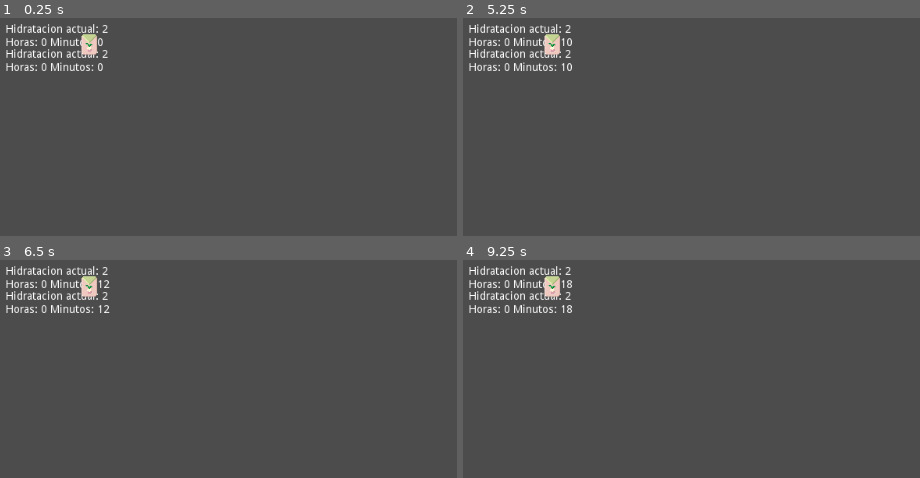
Above: before the commit, frames 1-4 (two rows, left to right).
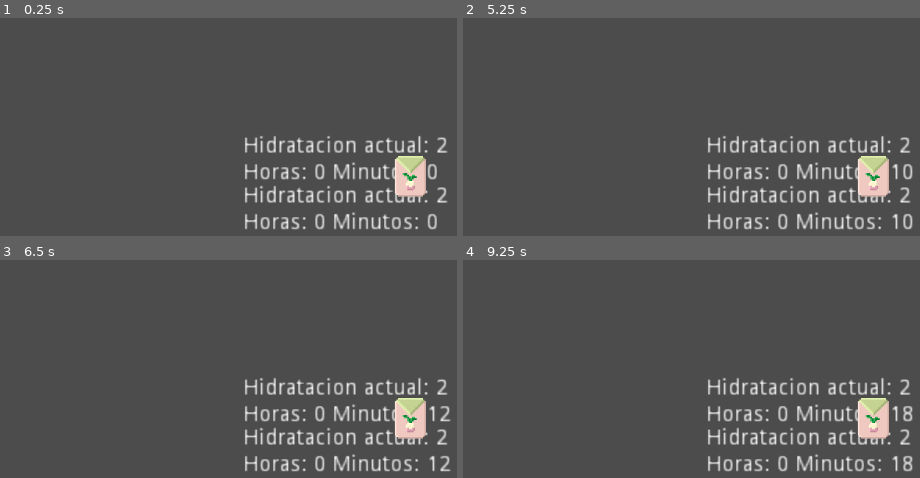
Above: after the commit, the same moments.

Repository: CudrisMartin/Proyecto_cebollas
Game: Godot game, scene res://Mundo.tscn
Two runs of this game, one before a commit and one after it. Both use one fixed random seed, a clock stepped at 60 frames per second and the inputs below. The project has no main scene, so this scene is started directly.
Inputs (mouse positions are in pixels of both pictures, inside the frame that each line leads up to):
- Up to frame 1 (0.25 s): no input
- Up to frame 2 (5.25 s): tap Enter (ui_accept) at 0.5, 0.77, 1.52, 2, 3.02, 3.5, 3.77, 4.52, 5 s; move the mouse to (554, 44) at 0.52 s; press the mouse at (554, 44) at 0.53 s; move the mouse to (641, 205) at 1.27 s; release the mouse at (641, 205) at 1.28 s; click (641, 205) at 1.35 s; move the mouse to (878, 79) at 2.02 s; press the mouse at (878, 79) at 2.03 s; move the mouse to (outside the picture) at 2.77 s; release the mouse at (outside the picture) at 2.78 s; click (outside the picture) at 2.85 s; move the mouse to (outside the picture) at 3.52 s; press the mouse at (outside the picture) at 3.53 s; move the mouse to (558, 111) at 4.27 s; release the mouse at (558, 111) at 4.28 s; click (558, 111) at 4.35 s; move the mouse to (837, 181) at 5.02 s; press the mouse at (837, 181) at 5.03 s
- Up to frame 3 (6.5 s): move the mouse to (214, 305) at 5.77 s; release the mouse at (214, 305) at 5.78 s; click (214, 305) at 5.85 s; tap Enter (ui_accept) at 6.02 s
- Up to frame 4 (9.25 s): tap Enter (ui_accept) at 6.5, 6.77, 7.52, 8, 9.02 s; move the mouse to (outside the picture) at 6.52 s; press the mouse at (outside the picture) at 6.53 s; move the mouse to (641, 447) at 7.27 s; release the mouse at (641, 447) at 7.28 s; click (641, 447) at 7.35 s; move the mouse to (878, 321) at 8.02 s; press the mouse at (878, 321) at 8.03 s; move the mouse to (outside the picture) at 8.77 s; release the mouse at (outside the picture) at 8.78 s; click (outside the picture) at 8.85 s

The runs differ from the first frame. In frame 1, 7.9% of the frame differs, in the area x 1-99%, y 2-98%; in frame 2, 8.1%; in frame 3, 8.0%; in frame 4, 8.1%.
Error before the commit: Invalid call. Nonexistent function 'ins_restart' in base 'Node (Reloj.gd)'. (res://Scripts/Terreno.gd:40)
Error after the commit: Invalid call. Nonexistent function 'ins_restart' in base 'Node (Reloj.gd)'. (res://Scripts/Terreno.gd:44)

Commit message:
Modificación terreno
Hidratación corregida, hidratación del terreno afecta crecimiento de plantas, modelo matemático corregido.

Diff:
--- a/Proyecto_cebolla_GD/Mundo.tscn
+++ b/Proyecto_cebolla_GD/Mundo.tscn
@@ -1,6 +1,6 @@
 [gd_scene load_steps=3 format=2]
 
-[ext_resource path="res://Terreno.tscn" type="PackedScene" id=1]
+[ext_resource path="res://Objetos/Terreno.tscn" type="PackedScene" id=1]
 [ext_resource path="res://Plantas/Semillas/Semilla_ceb.tscn" type="PackedScene" id=2]
 
 [node name="Mundo" type="Node2D"]
@@ -13,3 +13,8 @@
 
 [node name="Semilla_ceb" parent="." instance=ExtResource( 2 )]
 position = Vector2( 195, 125 )
+
+[node name="Camera2D" type="Camera2D" parent="."]
+position = Vector2( 148, 128 )
+current = true
+zoom = Vector2( 0.5, 0.5 )
--- a/Proyecto_cebolla_GD/Plantas/Cebolla.tscn
+++ /dev/null
@@ -1,51 +0,0 @@
-[gd_scene load_steps=15 format=2]
-
-[ext_resource path="res://Sprites/Plantas/Culivo_cebollas/4.png" type="Texture" id=1]
-[ext_resource path="res://Sprites/Plantas/Culivo_cebollas/0.png" type="Texture" id=2]
-[ext_resource path="res://Sprites/Plantas/Culivo_cebollas/1.png" type="Texture" id=3]
-[ext_resource path="res://Sprites/Plantas/Culivo_cebollas/2.png" type="Texture" id=4]
-[ext_resource path="res://Sprites/Plantas/Culivo_cebollas/3.png" type="Texture" id=5]
-[ext_resource path="res://Scripts/Planta.gd" type="Script" id=6]
-[ext_resource path="res://Nodos/Reloj.tscn" type="PackedScene" id=7]
-[ext_resource path="res://Sprites/Plantas/Culivo_cebollas/6.png" type="Texture" id=8]
-[ext_resource path="res://Sprites/Plantas/Culivo_cebollas/5.png" type="Texture" id=9]
-[ext_resource path="res://Sprites/Plantas/Culivo_cebollas/7.png" type="Texture" id=10]
-[ext_resource path="res://Sprites/Plantas/Culivo_cebollas/8.png" type="Texture" id=11]
-[ext_resource path="res://Sprites/Plantas/Culivo_cebollas/9.png" type="Texture" id=12]
-
-[sub_resource type="SpriteFrames" id=1]
-animations = [ {
-"frames": [ ExtResource( 2 ), ExtResource( 3 ), ExtResource( 4 ), ExtResource( 5 ), ExtResource( 1 ), ExtResource( 9 ), ExtResource( 8 ), ExtResource( 10 ), ExtResource( 11 ), ExtResource( 12 ) ],
-"loop": true,
-"name": "Crecimiento",
-"speed": 5.0
-} ]
-
-[sub_resource type="RectangleShape2D" id=2]
-extents = Vector2( 8, 9 )
-
-[node name="Cebolla" type="KinematicBody2D"]
-script = ExtResource( 6 )
-vel_cre = 3
-fert = 2
-hid = 1
-
-[node name="AnimatedSprite" type="AnimatedSprite" parent="."]
-position = Vector2( 0, -7 )
-frames = SubResource( 1 )
-animation = "Crecimiento"
-frame = 6
-
-[node name="Reloj" parent="." instance=ExtResource( 7 )]
-horas_max = 10
-modo = 1
-
-[node name="Label" type="Label" parent="."]
-visible = false
-margin_left = 12.0
-margin_top = -11.0
-margin_right = 52.0
-margin_bottom = 3.0
-
-[node name="CollisionShape2D" type="CollisionShape2D" parent="."]
-shape = SubResource( 2 )
--- /dev/null
+++ b/Proyecto_cebolla_GD/Plantas/Cul_cebolla.tscn
@@ -0,0 +1,51 @@
+[gd_scene load_steps=15 format=2]
+
+[ext_resource path="res://Scripts/Planta.gd" type="Script" id=1]
+[ext_resource path="res://Nodos/Reloj.tscn" type="PackedScene" id=2]
+[ext_resource path="res://Sprites/Plantas/Culivo_cebollas/6.png" type="Texture" id=3]
+[ext_resource path="res://Sprites/Plantas/Culivo_cebollas/1.png" type="Texture" id=4]
+[ext_resource path="res://Sprites/Plantas/Culivo_cebollas/2.png" type="Texture" id=5]
+[ext_resource path="res://Sprites/Plantas/Culivo_cebollas/4.png" type="Texture" id=6]
+[ext_resource path="res://Sprites/Plantas/Culivo_cebollas/3.png" type="Texture" id=7]
+[ext_resource path="res://Sprites/Plantas/Culivo_cebollas/7.png" type="Texture" id=8]
+[ext_resource path="res://Sprites/Plantas/Culivo_cebollas/8.png" type="Texture" id=9]
+[ext_resource path="res://Sprites/Plantas/Culivo_cebollas/5.png" type="Texture" id=10]
+[ext_resource path="res://Sprites/Plantas/Culivo_cebollas/9.png" type="Texture" id=11]
+[ext_resource path="res://Sprites/Plantas/Culivo_cebollas/0.png" type="Texture" id=12]
+
+[sub_resource type="SpriteFrames" id=1]
+animations = [ {
+"frames": [ ExtResource( 12 ), ExtResource( 4 ), ExtResource( 5 ), ExtResource( 7 ), ExtResource( 6 ), ExtResource( 10 ), ExtResource( 3 ), ExtResource( 8 ), ExtResource( 9 ), ExtResource( 11 ) ],
+"loop": true,
+"name": "Crecimiento",
+"speed": 5.0
+} ]
+
+[sub_resource type="RectangleShape2D" id=2]
+extents = Vector2( 8, 9 )
+
+[node name="Cebolla" type="KinematicBody2D"]
+script = ExtResource( 1 )
+vel_cre = 3
+fert = 2
+hid = 1
+
+[node name="AnimatedSprite" type="AnimatedSprite" parent="."]
+position = Vector2( 0, -7 )
+frames = SubResource( 1 )
+animation = "Crecimiento"
+frame = 6
+
+[node name="Reloj" parent="." instance=ExtResource( 2 )]
+horas_max = 10
+modo = 1
+
+[node name="Label" type="Label" parent="."]
+visible = false
+margin_left = 12.0
+margin_top = -11.0
+margin_right = 52.0
+margin_bottom = 3.0
+
+[node name="CollisionShape2D" type="CollisionShape2D" parent="."]
+shape = SubResource( 2 )
--- a/Proyecto_cebolla_GD/Scripts/Planta.gd
+++ b/Proyecto_cebolla_GD/Scripts/Planta.gd
@@ -19,7 +19,7 @@
 
 	var cre = m*re.horas
 
-	crecimiento = (cre + (1/hid))
+	crecimiento = cre + hid
 
 	$Label.text = "Cre: "+ str(cre)+" Crecimiento: "+str(crecimiento)+"\nHora: "+str(re.horas)+" Minuto: "+str(re.minutos)
 
--- a/Proyecto_cebolla_GD/Scripts/Reloj.gd
+++ b/Proyecto_cebolla_GD/Scripts/Reloj.gd
@@ -15,7 +15,7 @@
 	minutos = 0
 	horas = 0
 
-func isn_restart():
+func restart():
 	reset()
 	start()
 
--- a/Proyecto_cebolla_GD/Scripts/Terreno.gd
+++ b/Proyecto_cebolla_GD/Scripts/Terreno.gd
@@ -4,35 +4,39 @@
 
 onready var reloj = $Reloj
 
-var plantas = 1
+var pl = 1
 var hid_actual
-var clima_act = 1
+var cl = 1
 
 var cercanas = []
 
 var full = false
 
-var clima = {
+var climas = {
 	"Sequia": 1,
 	"Soleado": 2,
 	"Lluvia": 3
 }
-var plants = {
-	"Semilla_ceb": preload("res://Plantas/Cebolla.tscn")
+var plantas = {
+	"Semilla_ceb": preload("res://Plantas/Cul_cebolla.tscn")
 }
 
 func _process(delta):
 
-	plantas = 1
+	pl = 1
 
 	for i in cercanas:
 		if i.full == true:
-			plantas += 1
+			pl += 1
 
 	if Input.is_action_just_pressed("ui_accept"):
 		hidratar()
 
-	hid_actual = (10*clima_act)/((plantas*(reloj.horas^2))+2)^(1/2) -1/(2*clima_act)
+	var a = float((pl/cl)*reloj.horas)
+	var b = float(pow(a,4))
+	var c = float(sqrt((b+1)))
+	var d = float(pl*c/cl)
+	hid_actual = float(1/d +1)
 
 	$Label.text = "Hidratacion actual: "+str(hid_actual)+"\nHoras: "+str(reloj.horas)+" Minutos: "+str(reloj.minutos)
 
@@ -44,9 +48,9 @@
 	var new_plant = null
 	if body.is_in_group("Semillas"):
 		if full == false:
-			if plants.has(P_seed):
+			if plantas.has(P_seed):
 				full = true
-				new_plant = plants[P_seed].instance()
+				new_plant = plantas[P_seed].instance()
 				new_plant.global_position = self.position #- Vector2(0, 10)
 				new_plant.ter = self
 				get_parent().call_deferred("add_child", new_plant)
Renamed: Proyecto_cebolla_GD/Terreno.tscn -> Proyecto_cebolla_GD/Objetos/Terreno.tscn
Not shown, changed: Modelos matematicos/Deshid terreno.ggb
